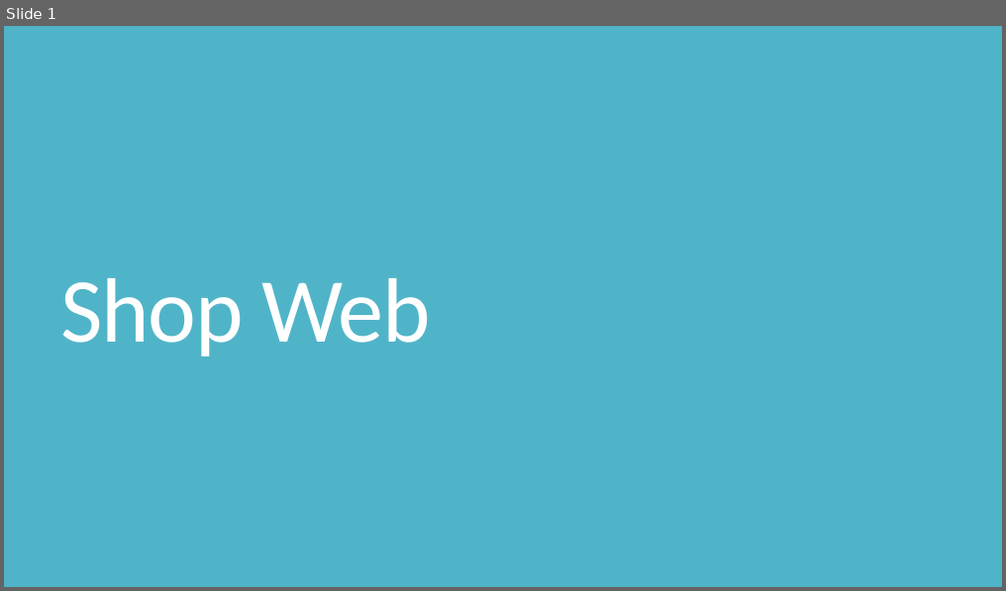
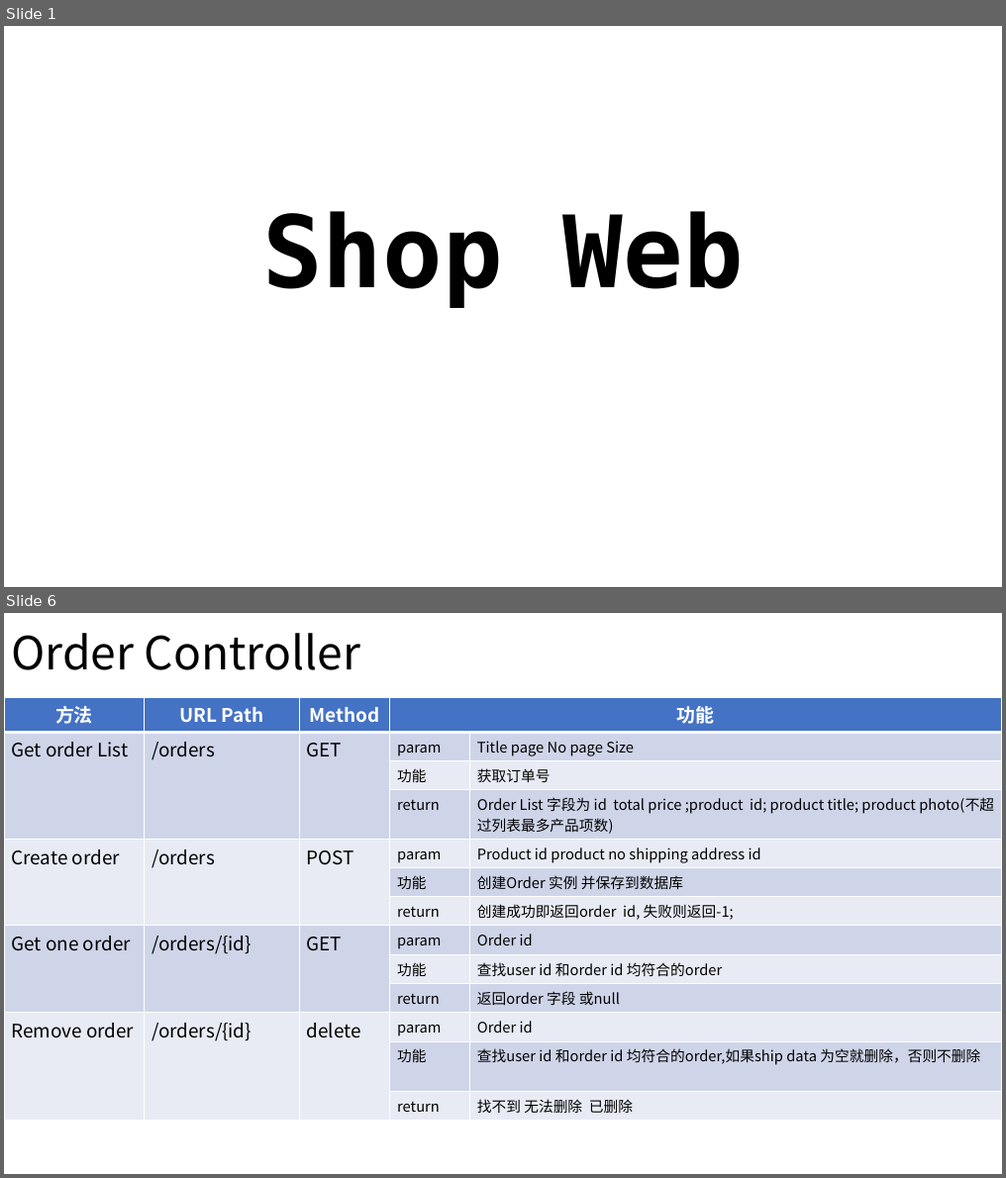
Before and after one commit to n490808114/Java_Shopping_System, a slide deck: Shop Web.pptx. Shown one above the other, each under a label of ours: slide 1 before the commit, slides 1 and 6 after it; the slides between them are not shown. The pictures are 1006x591 and 1006x1178 pixels, drawn with LibreOffice and Linux fonts; fonts in the diff are those of the drawing; background and template pictures are left out. Boxes give left, top, right and bottom in pixels: in the first picture for what was removed or moved away, otherwise in the second. Text is boxed around its words. In the diff, an @@ line names an element or a change of style, - is before the commit and + after.

```diff
--- a/Shop Web.pptx
+++ b/Shop Web.pptx
@@ slide 6 added at box(4, 613, 1002, 1174), background #FFFFFF @@
@@ title added at box(12, 633, 360, 670), 44 pt, text #000000 @@
+Order Controller
@@ table added at box(4, 697, 1002, 1117), 13 rows, 5 columns @@
+方法 | URL Path | Method | 功能 | 
+Get order List | /orders | GET | param | Title page No page Size
+ |  |  | 功能 | 获取订单号
+ |  |  | return | Order List 字段为 id total price ;product id; product title; product photo(不超过列表最多产品项数)
+Create order | /orders | POST | param | Product id product no shipping address id
+ |  |  | 功能 | 创建Order 实例 并保存到数据库
+ |  |  | return | 创建成功即返回order id, 失败则返回-1;
+Get one order | /orders/{id} | GET | param | Order id
+ |  |  | 功能 | 查找user id 和order id 均符合的order
+ |  |  | return | 返回order 字段 或null
+Remove order | /orders/{id} | delete | param | Order id
+ |  |  | 功能 | 查找user id 和order id 均符合的order,如果ship data 为空就删除，否则不删除
+ |  |  | return | 找不到 无法删除 已删除
@@ slide 1 changed as well @@
@@ background #50B4C8 to picture (left out) @@
@@ title "Shop Web": place and size @@
-title "Shop Web" at box(60, 278, 431, 357)
+title "Shop Web" at box(262, 211, 744, 308)
@@ title "Shop Web" at box(262, 211, 744, 308): size 88 to 96 pt, font Calibri to DejaVu Sans Mono, text colour #FFFFFF to #000000, letter spacing -1.2 to 0 pt, bold on; alignment left to centre; line spacing 0.8 to 0.9 @@
```
Also in this commit, not shown: 2 other slides changed, 7 other slides added.
